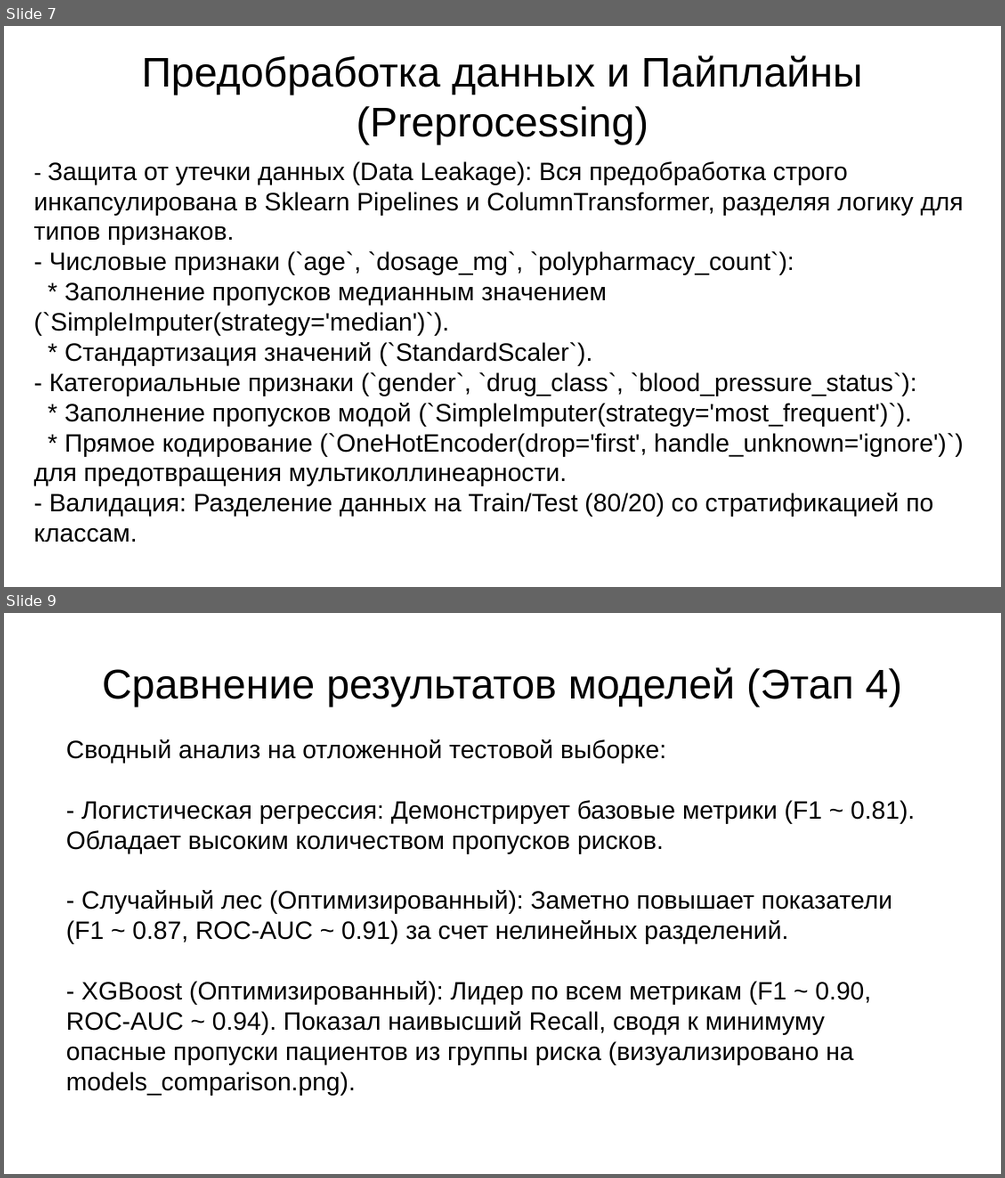
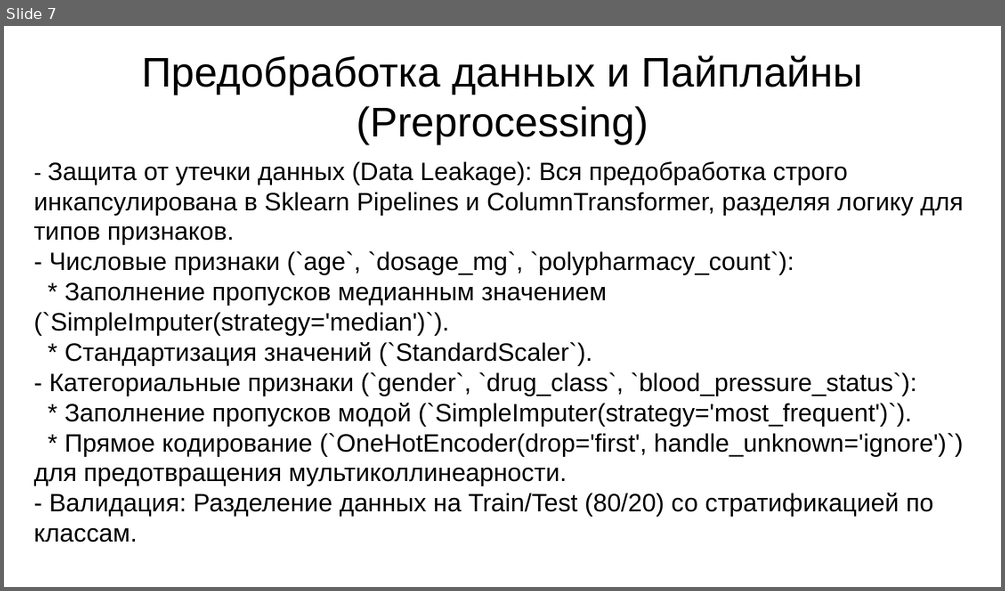
Before and after one commit to HakLuck/my-first-project, a slide deck: Презентация к проекту по DS.pptx. Shown one above the other, each under a label of ours: slides 7 and 9 before the commit, slide 7 after it; the slides between them are not shown. The pictures are 1005x1178 and 1005x591 pixels, drawn with LibreOffice and Linux fonts; fonts in the diff are those of the drawing; background and template pictures are left out. Boxes give left, top, right and bottom in pixels: in the first picture for what was removed or moved away, otherwise in the second. Text is boxed around its words. In the diff, an @@ line names an element or a change of style, - is before the commit and + after.

```diff
--- a/Презентация к проекту по DS.pptx
+++ b/Презентация к проекту по DS.pptx
@@ slide 9 removed at <box>4,613,1001,1174</box>, background picture (left out) @@
@@ title removed at <box>102,667,902,706</box> @@
-Сравнение результатов моделей (Этап 4)
@@ text removed at <box>66,739,914,1065</box> @@
-Сводный анализ на отложенной тестовой выборке:
-- Логистическая регрессия: Демонстрирует базовые метрики (F1 ~ 0.81). Обладает высоким количеством пропусков рисков.
-- Случайный лес (Оптимизированный): Заметно повышает показатели (F1 ~ 0.87, ROC-AUC ~ 0.91) за счет нелинейных разделений.
-- XGBoost (Оптимизированный): Лидер по всем метрикам (F1 ~ 0.90, ROC-AUC ~ 0.94). Показал наивысший Recall, сводя к минимуму опасные пропуски пациентов из группы риска (визуализировано на models_comparison.png).
```
Also in this commit, not shown: 4 slides changed, 3 slides added, 3 other slides removed, 1 other file.
